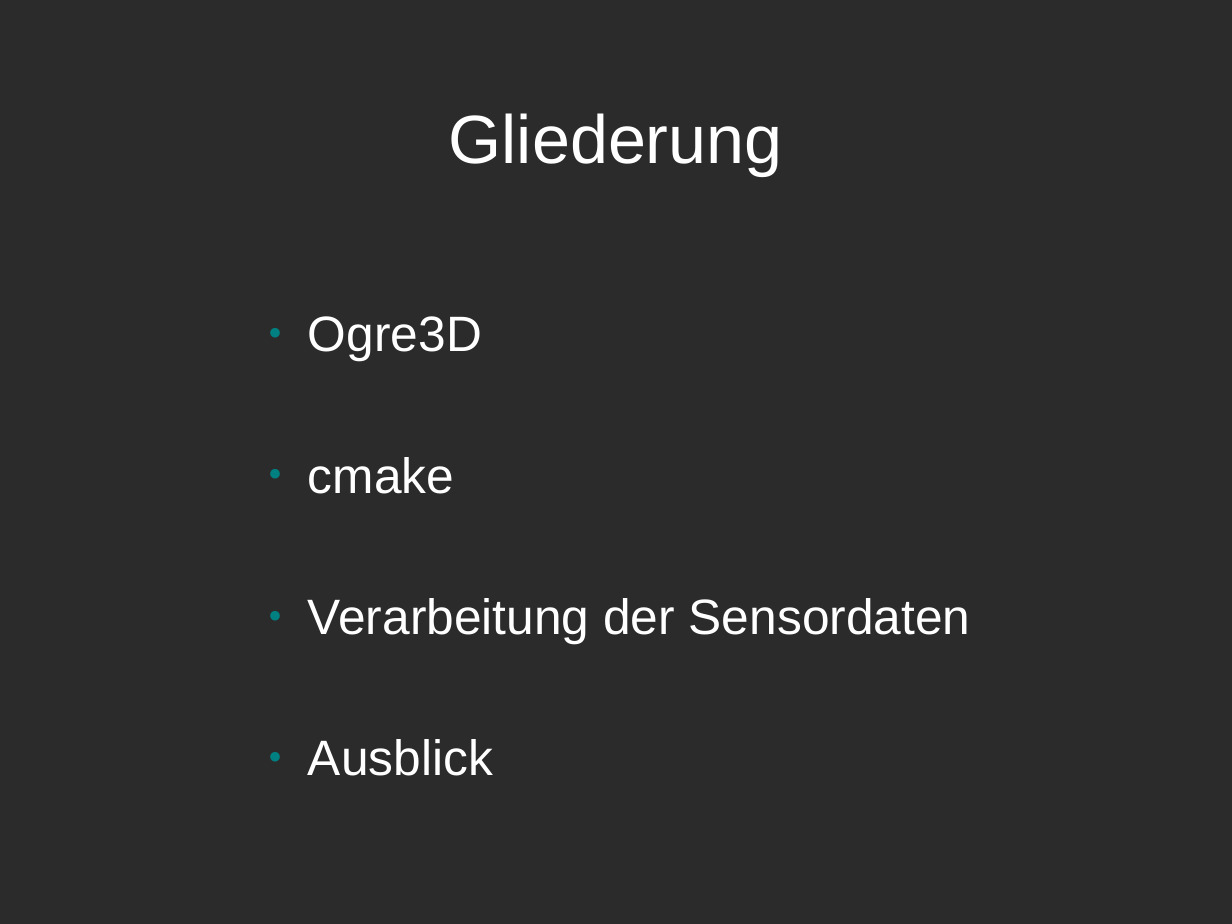
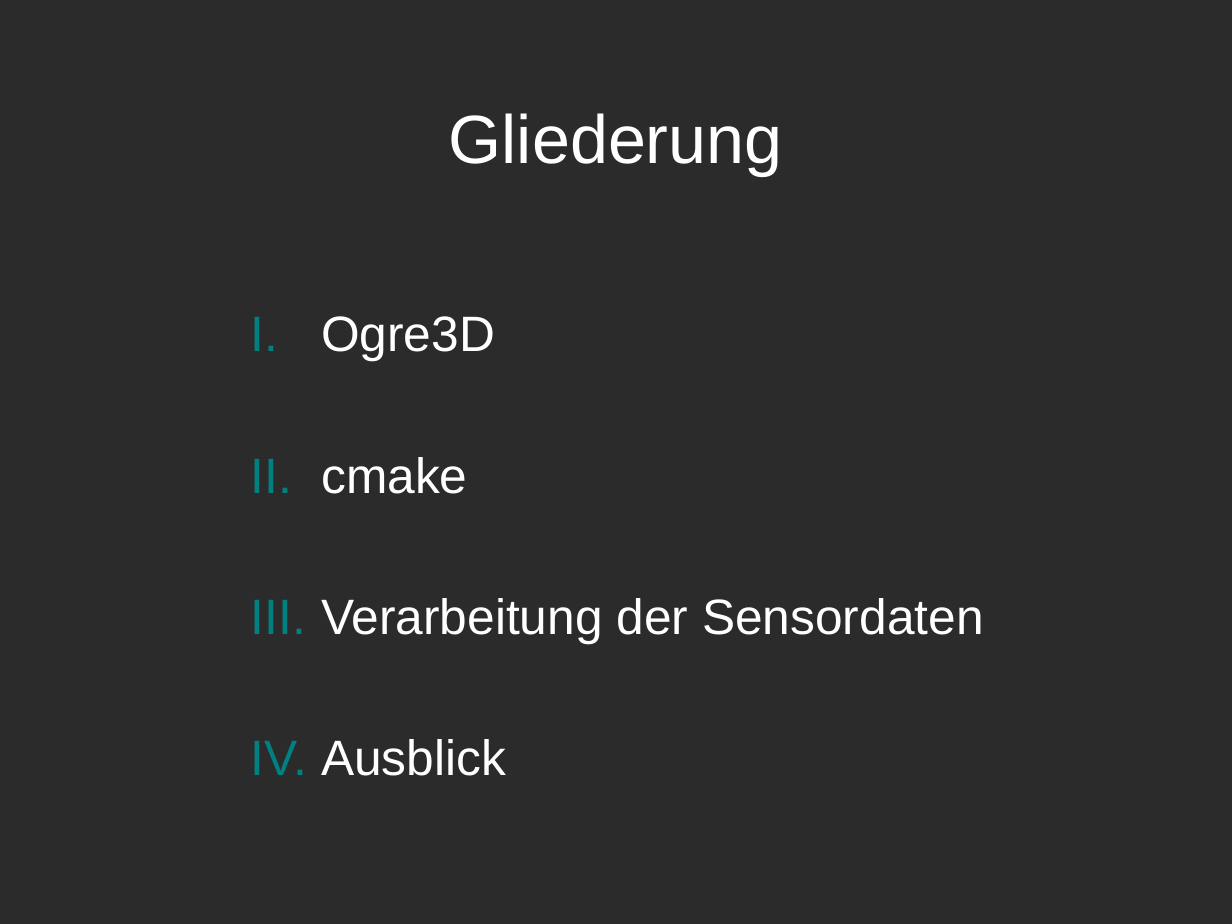
Before and after one commit to mgoltzsche/ogre3d-diy-hmd, a slide deck: slide 2 of doc/isy-kurzvortrag-max.odp. Drawn at 1232x924 pixels with LibreOffice and Linux fonts; fonts in the diff are those of the drawing; background and template pictures are left out; a plain dark background stands for a picture behind light text. Boxes give left, top, right and bottom in pixels: in the first picture for what was removed or moved away, otherwise in the second. Text is boxed around its words. In the diff, an @@ line names an element or a change of style, - is before the commit and + after.

```diff
--- a/doc/isy-kurzvortrag-max.odp
+++ b/doc/isy-kurzvortrag-max.odp
@@ text "Ogre3D": place and size @@
-text "Ogre3D" at bbox=[308, 316, 971, 776]
+text "Ogre3D" at bbox=[321, 316, 984, 776]
@@ text "Ogre3D" at bbox=[321, 316, 984, 776]: bullet ● to I. @@
```
Also in this commit, not shown: 3 other slides changed, 4 slides added, 2 slides removed, 4 other files.
